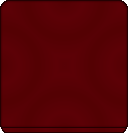
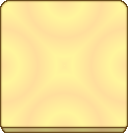
Before/after of a 128×133 layered artwork. What changed in the layer stack:
hid group "Layer Group copy" (6 layers) over [0, 0, 128, 133]
showed group "Layer Group #1" (5 layers) over [0, 0, 128, 133]
